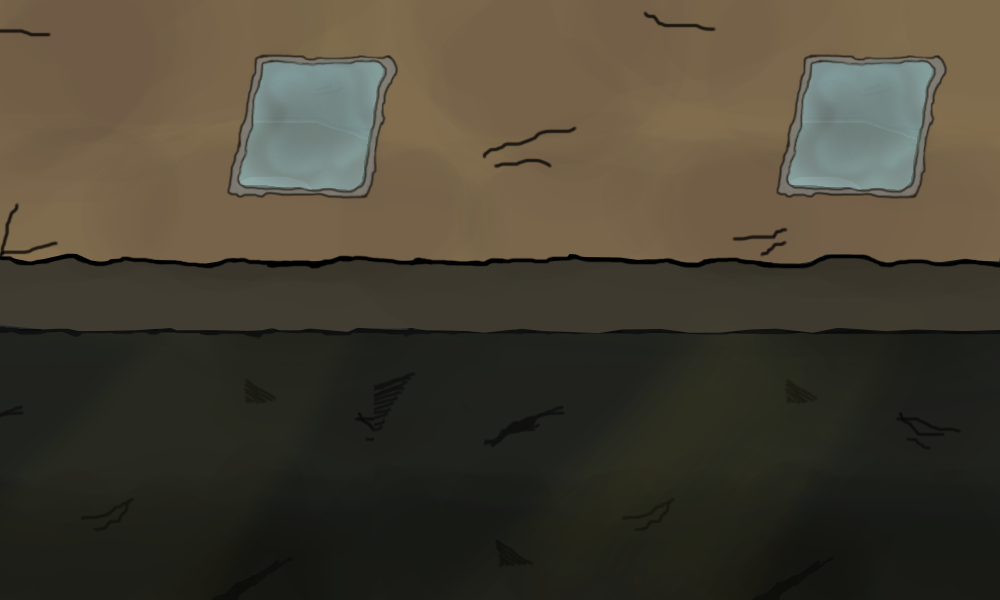
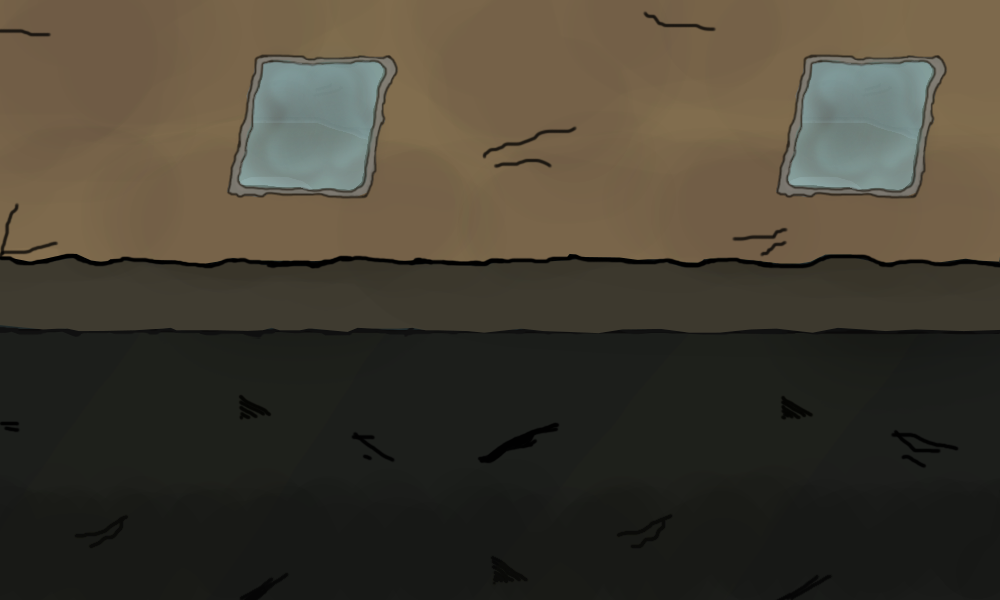
Layer changes from the first 1000 x 600 image to the second:
painted on "pencere" over [0, 331, 1000, 600]
